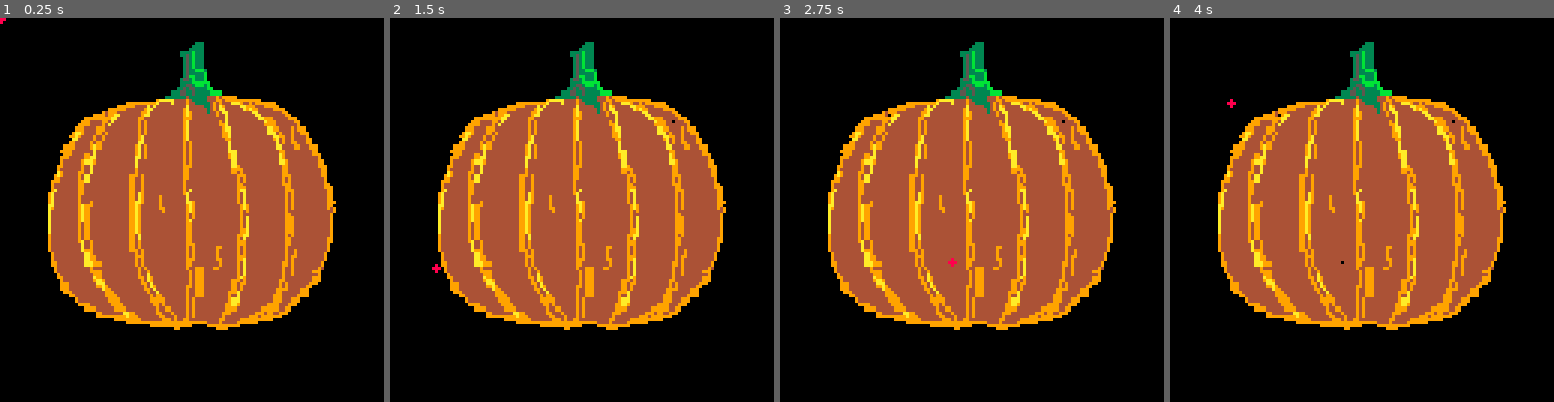
Above: before the commit, frames 1-4 (left to right).
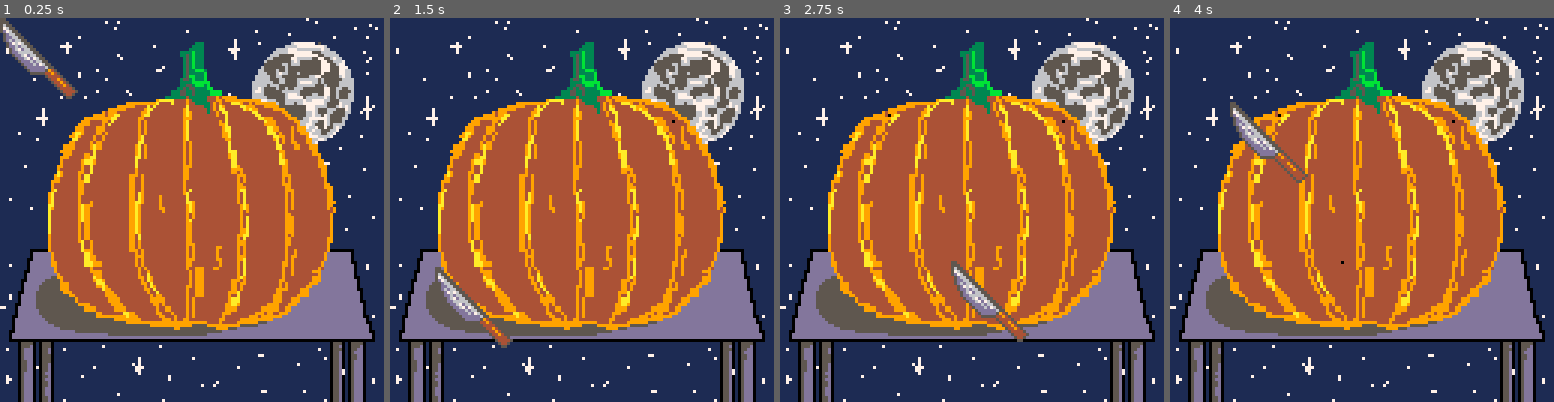
Above: after the commit, the same moments.

Repository: WyattjkRichard/pico8_pumpkin_carving
Game: PICO-8 cartridge pumpkin_carving.p8
Same seed, same stepped clock (60 frames per second), same inputs: the game is played once before the commit and once after it.
Inputs (mouse positions are in pixels of both pictures, inside the frame that each line leads up to):
- Up to frame 1 (0.25 s): no input
- Up to frame 2 (1.5 s): click (670, 121) at 0.67 s; click (436, 267) at 1.22 s
- Up to frame 3 (2.75 s): click (887, 114) at 1.77 s; click (952, 259) at 2.32 s
- Up to frame 4 (4 s): click (1404, 106) at 2.87 s; click (1465, 256) at 3.42 s; click (1231, 102) at 3.97 s

The runs differ from the first frame. In frame 1, 58% of the frame differs, in the area x 0-100%, y 0-100%; in frame 2, 59%; in frame 3, 59%; in frame 4, 59%.

Commit message:
Implemented Kinfe and background

Diff:
--- a/main.lua
+++ b/main.lua
@@ -35,8 +35,9 @@
     cls()
     map()
     draw_drawing_board(drawing_board)
+    draw_cursor(x, y)
+    --[[
     circfill(x, y, 1, 8)
-    --[[
     print("x: "..x, 0, 0, 7)
     print("y: "..y, 0, 10, 7)
     print("btns: "..stat(34), 0, 20, 7)
@@ -69,6 +70,19 @@
             end
         end
     end
+end
+
+function draw_cursor(x, y)
+    spr(1, x, y)
+    spr(2, x + 8, y)
+    spr(16, x, y + 8)
+    spr(17, x + 8, y + 8)
+    spr(18, x + 16, y + 8)
+    spr(33, x + 8, y + 16)
+    spr(34, x + 16, y + 16)
+    spr(35, x+ 24, y + 16)
+    spr(50, x + 16, y + 24)
+    spr(51, x + 24, y + 24)
 end
 
 function interpolateAndDraw(x1, y1, x2, y2, drawing_board)
--- a/pumpkin_carving.p8
+++ b/pumpkin_carving.p8
@@ -102,82 +102,247 @@
 
 
 
+…(162 lines of a section not shown)…
 __map__
-0000000000000000000000000000000000000000000000000000000000000000000000000000000000000000000000000000000000000000000000000000000000000000000000000000000000000000000000000000000000000000000000000000000000000000000000000000000000000000000000000000000000000000
-0000000000000005060000000000000000000000000000000000000000000000000000000000000000000000000000000000000000000000000000000000000000000000000000000000000000000000000000000000000000000000000000000000000000000000000000000000000000000000000000000000000000000000
-0000000000000015160000000000000000000000000000000000000000000000000000000000000000000000000000000000000000000000000000000000000000000000000000000000000000000000000000000000000000000000000000000000000000000000000000000000000000000000000000000000000000000000
-0000000022232425262728290000000000000000000000000000000000000000000000000000000000000000000000000000000000000000000000000000000000000000000000000000000000000000000000000000000000000000000000000000000000000000000000000000000000000000000000000000000000000000
-0000303132333435363738393a00000000000000000000000000000000000000000000000000000000000000000000000000000000000000000000000000000000000000000000000000000000000000000000000000000000000000000000000000000000000000000000000000000000000000000000000000000000000000
-0000404142434445464748494a4b000000000000000000000000000000000000000000000000000000000000000000000000000000000000000000000000000000000000000000000000000000000000000000000000000000000000000000000000000000000000000000000000000000000000000000000000000000000000
-0000505152535455565758595a5b000000000000000000000000000000000000000000000000000000000000000000000000000000000000000000000000000000000000000000000000000000000000000000000000000000000000000000000000000000000000000000000000000000000000000000000000000000000000
-0000606162636465666768696a6b000000000000000000000000000000000000000000000000000000000000000000000000000000000000000000000000000000000000000000000000000000000000000000000000000000000000000000000000000000000000000000000000000000000000000000000000000000000000
-0000707172737475767778797a7b000000000000000000000000000000000000000000000000000000000000000000000000000000000000000000000000000000000000000000000000000000000000000000000000000000000000000000000000000000000000000000000000000000000000000000000000000000000000
-0000808182838485868788898a8b000000000000000000000000000000000000000000000000000000000000000000000000000000000000000000000000000000000000000000000000000000000000000000000000000000000000000000000000000000000000000000000000000000000000000000000000000000000000
-0000909192939495969798999a9b000000000000000000000000000000000000000000000000000000000000000000000000000000000000000000000000000000000000000000000000000000000000000000000000000000000000000000000000000000000000000000000000000000000000000000000000000000000000
-0000a0a1a2a3a4a5a6a7a8a9aaab000000000000000000000000000000000000000000000000000000000000000000000000000000000000000000000000000000000000000000000000000000000000000000000000000000000000000000000000000000000000000000000000000000000000000000000000000000000000
-000000b1b2b3b4b5b6b7b8b9ba00000000000000000000000000000000000000000000000000000000000000000000000000000000000000000000000000000000000000000000000000000000000000000000000000000000000000000000000000000000000000000000000000000000000000000000000000000000000000
-…(65 lines of a section not shown)…
+906050030405060708090a0b0c0d0e0f00000000000000000000000000000000000000000000000000000000000000000000000000000000000000000000000000000000000000000000000000000000000000000000000000000000000000000000000000000000000000000000000000000000000000000000000000000000
+af6041131415161718191a1b1c1d1e1f00000000000000000000000000000000000000000000000000000000000000000000000000000000000000000000000000000000000000000000000000000000000000000000000000000000000000000000000000000000000000000000000000000000000000000000000000000000
+50707faf2425262728292a2b2c2d2e2f00000000000000000000000000000000000000000000000000000000000000000000000000000000000000000000000000000000000000000000000000000000000000000000000000000000000000000000000000000000000000000000000000000000000000000000000000000000
+30318f8f3435363738393a3b3c3d3e3f00000000000000000000000000000000000000000000000000000000000000000000000000000000000000000000000000000000000000000000000000000000000000000000000000000000000000000000000000000000000000000000000000000000000000000000000000000000
+404142434445464748494a4b4c4d4e4f00000000000000000000000000000000000000000000000000000000000000000000000000000000000000000000000000000000000000000000000000000000000000000000000000000000000000000000000000000000000000000000000000000000000000000000000000000000
+505152535455565758595a5b5c5d5e5f00000000000000000000000000000000000000000000000000000000000000000000000000000000000000000000000000000000000000000000000000000000000000000000000000000000000000000000000000000000000000000000000000000000000000000000000000000000
+606162636465666768696a6b6c6d6e6f00000000000000000000000000000000000000000000000000000000000000000000000000000000000000000000000000000000000000000000000000000000000000000000000000000000000000000000000000000000000000000000000000000000000000000000000000000000
+707172737475767778797a7b7c7d7e7f00000000000000000000000000000000000000000000000000000000000000000000000000000000000000000000000000000000000000000000000000000000000000000000000000000000000000000000000000000000000000000000000000000000000000000000000000000000
+808182838485868788898a8b8c8d8e8f00000000000000000000000000000000000000000000000000000000000000000000000000000000000000000000000000000000000000000000000000000000000000000000000000000000000000000000000000000000000000000000000000000000000000000000000000000000
+909192939495969798999a9b9c9d9e9f00000000000000000000000000000000000000000000000000000000000000000000000000000000000000000000000000000000000000000000000000000000000000000000000000000000000000000000000000000000000000000000000000000000000000000000000000000000
+a0a1a2a3a4a5a6a7a8a9aaabacadaeaf00000000000000000000000000000000000000000000000000000000000000000000000000000000000000000000000000000000000000000000000000000000000000000000000000000000000000000000000000000000000000000000000000000000000000000000000000000000
+b0b1b2b3b4b5b6b7b8b9babbbcbdbebf00000000000000000000000000000000000000000000000000000000000000000000000000000000000000000000000000000000000000000000000000000000000000000000000000000000000000000000000000000000000000000000000000000000000000000000000000000000
+c0c1c2c3c4c5c6c7c8c9cacbcccdcecf00000000000000000000000000000000000000000000000000000000000000000000000000000000000000000000000000000000000000000000000000000000000000000000000000000000000000000000000000000000000000000000000000000000000000000000000000000000
+d0d1d2d3d4d5d6d7d8d9dadbdcdddedf00000000000000000000000000000000000000000000000000000000000000000000000000000000000000000000000000000000000000000000000000000000000000000000000000000000000000000000000000000000000000000000000000000000000000000000000000000000
+e0e1e2e3e4e5e6e7e8e9eaebecedeeef00000000000000000000000000000000000000000000000000000000000000000000000000000000000000000000000000000000000000000000000000000000000000000000000000000000000000000000000000000000000000000000000000000000000000000000000000000000
+f0f1f2f3f4f5f6f7f8f9fafbfcfdfeff00000000000000000000000000000000000000000000000000000000000000000000000000000000000000000000000000000000000000000000000000000000000000000000000000000000000000000000000000000000000000000000000000000000000000000000000000000000
+…(65 lines of a section not shown)…
Not shown, changed: 258 lines of the sprite sheet (__gfx__) section of pumpkin_carving.p8
Not shown, changed: the thumbnail (__label__) section of pumpkin_carving.p8
